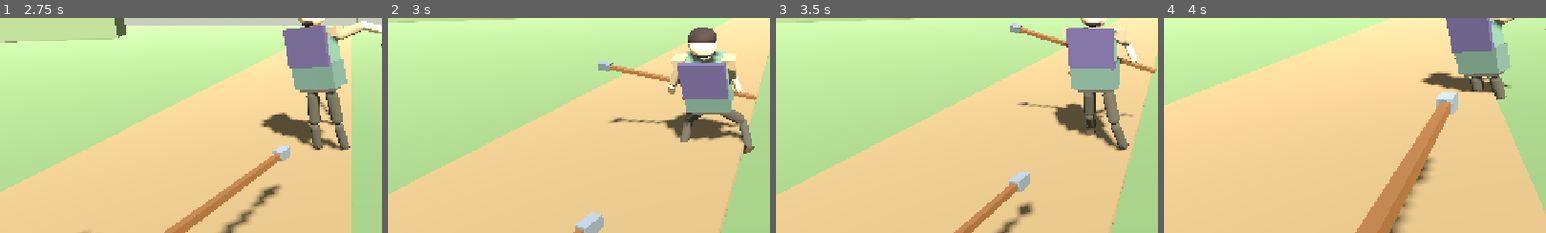
Above: before the commit, frames 1-4 (left to right).
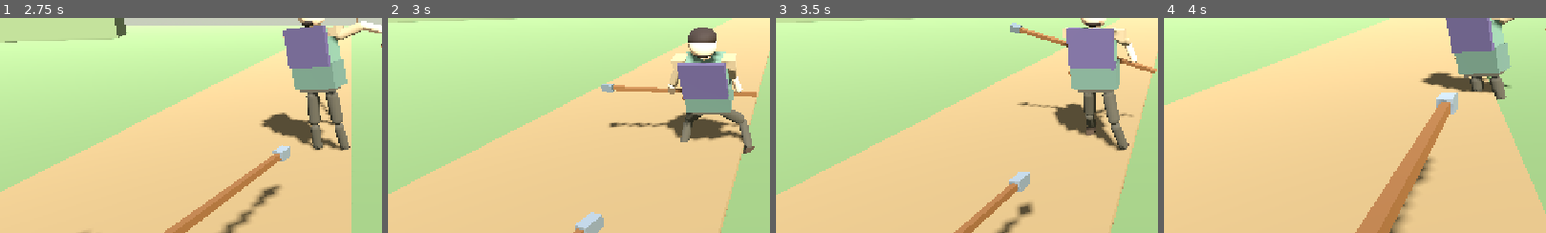
Above: after the commit, the same moments.

Repository: fortins4/devPlayground
Game: Godot game, scene res://scenes/main/main.tscn
Two runs of this game, one before a commit and one after it. Both use one fixed random seed, a clock stepped at 60 frames per second and the inputs below.
Inputs (mouse positions are % of the whole screen's width and height, from its top left):
- Up to frame 1 (2.75 s): tap Enter at 0.5 s; move the mouse to (55, 50) at 0.52 s; hold Shift (sprint) 0.53-1.28 s; hold W (move_forward) from 0.53 s (still down); click (55, 50) at 0.67 s; tap Space (jump) at 0.77, 1.52 s; move the mouse to (45, 50) at 1.27 s; right-click (45, 50) at 1.35 s; tap Shift (sprint) at 1.55, 2.3 s; move the mouse to (52, 48) at 2.02 s; press the mouse at (52, 48) at 2.03 s
- Up to frame 2 (3 s): keep holding W (move_forward); move the mouse to (49, 52) at 2.77 s; release the mouse at (49, 52) at 2.78 s; tap H (band_toggle) at 2.85 s; click (49, 52) at 2.92 s
- Up to frame 3 (3.5 s): keep holding W (move_forward); tap Space (jump) at 3.02 s; tap Shift (sprint) at 3.05 s
- Up to frame 4 (4 s): keep holding W (move_forward); move the mouse to (57, 51) at 3.52 s; hold Ctrl (crouch) from 3.53 s (still down); tap Space (jump) at 3.77 s; tap Shift (sprint) at 3.8 s
The pictures show only the part of the screen within x 0-50%, y 34-84%; the shares and areas given below are measured in that part.

Frame 1 is identical in both runs. In frame 2, 1.7% of the frame differs, in the area x 55-97%, y 19-52%; in frame 3, less than 0.1%; in frame 4, nothing differs.

Commit message:
feat(combat): meet the foe jab on the low guard
The low shaft sat on a different line from the incoming point, so a stopped jab never showed wood on wood. Pitch that guard so the sticks touch. It still stops the stab and nothing else.

Diff:
--- a/systems/combat/tool_strike_poses.gd
+++ b/systems/combat/tool_strike_poses.gd
@@ -306,14 +306,15 @@
 			high["grip_slide"] = 0.0
 			return high
 		&"low":
-			# Hips drop, knees fold, shaft flat across the thighs. Stops a stab.
+			# Hips drop, knees fold, shaft across the thighs. The pitch meets an
+			# incoming point so the sticks touch. Still the low guard, not a stab.
 			var low := _deg_pose(_pack(
 				Vector3(12, 0, 0), Vector3(16, 0, 0), Vector3(-6, 0, 0),
 				Vector3(0, -6, -42), Vector3(30, 0, 0),
 				Vector3(34.7, 0.1, 12.5), Vector3(8.6, -84.6, 32.4),
 				Vector3(42, 0, -38), Vector3(-70, 0, 0),
 				Vector3(42, 0, 38), Vector3(-70, 0, 0),
-				Vector3(36, 4, 88)
+				Vector3(24, 4, 102)
 			))
 			low["root_drop"] = 0.28
 			low["grip_slide"] = 0.114
--- /dev/null
+++ b/tools/capture_goad_shafts_meet_screenshots.gd
@@ -0,0 +1,152 @@
+extends SceneTree
+## Foe goad jab incoming, then stopped by the low guard. xvfb + x11/opengl3.
+
+const ToolStrikePoses := preload("res://systems/combat/tool_strike_poses.gd")
+const _Loco := preload("res://scripts/characters/shared/kerne_locomotion.gd")
+
+
+func _initialize() -> void:
+	_run()
+
+
+func _run() -> void:
+	var out_dir := "/workspace/riocht-builds/screenshots/goad-shafts-meet"
+	DirAccess.make_dir_recursive_absolute(out_dir)
+	var vp := SubViewport.new()
+	vp.size = Vector2i(1280, 720)
+	vp.render_target_update_mode = SubViewport.UPDATE_ALWAYS
+	vp.transparent_bg = false
+	root.add_child(vp)
+	var world := Node3D.new()
+	vp.add_child(world)
+	var envn := WorldEnvironment.new()
+	var environment := Environment.new()
+	environment.background_mode = Environment.BG_COLOR
+	environment.background_color = Color(0.45, 0.55, 0.62)
+	environment.ambient_light_source = Environment.AMBIENT_SOURCE_COLOR
+	environment.ambient_light_color = Color(0.93, 0.93, 0.96)
+	environment.ambient_light_energy = 1.15
+	envn.environment = environment
+	world.add_child(envn)
+	var light := DirectionalLight3D.new()
+	light.light_energy = 1.35
+	light.rotation_degrees = Vector3(-42.0, 28.0, 0.0)
+	world.add_child(light)
+	var fill := DirectionalLight3D.new()
+	fill.light_energy = 0.45
+	fill.rotation_degrees = Vector3(-16.0, 160.0, 0.0)
+	world.add_child(fill)
+	var ground := MeshInstance3D.new()
+	var plane := PlaneMesh.new()
+	plane.size = Vector2(24, 24)
+	ground.mesh = plane
+	var gmat := StandardMaterial3D.new()
+	gmat.albedo_color = Color(0.28, 0.36, 0.24)
+	ground.material_override = gmat
+	world.add_child(ground)
+	var floor_body := StaticBody3D.new()
+	var floor_shape := CollisionShape3D.new()
+	var box := BoxShape3D.new()
+	box.size = Vector3(24, 0.4, 24)
+	floor_shape.shape = box
+	floor_shape.position = Vector3(0, -0.2, 0)
+	floor_body.add_child(floor_shape)
+	world.add_child(floor_body)
+	var player := (load("res://scenes/characters/player/player.tscn") as PackedScene).instantiate() as CharacterBody3D
+	world.add_child(player)
+	player.set_physics_process(false)
+	player.set_process(false)
+	player.process_mode = Node.PROCESS_MODE_DISABLED
+	var pcam := player.get_node_or_null("CameraPivot/Camera3D") as Camera3D
+	if pcam:
+		pcam.current = false
+	var foe := (load("res://scenes/characters/npcs/dummy_fighter.tscn") as PackedScene).instantiate() as CharacterBody3D
+	world.add_child(foe)
+	foe.set_physics_process(false)
+	foe.set_process(false)
+	foe.process_mode = Node.PROCESS_MODE_DISABLED
+	var cam := Camera3D.new()
+	cam.fov = 36.0
+	world.add_child(cam)
+	cam.current = true
+	var hud := CanvasLayer.new()
+	vp.add_child(hud)
+	var panel := ColorRect.new()
+	panel.color = Color(0.08, 0.09, 0.1, 0.78)
+	panel.position = Vector2(24, 16)
+	panel.size = Vector2(1180, 56)
+	hud.add_child(panel)
+	var label := Label.new()
+	label.position = Vector2(36, 26)
+	label.add_theme_font_size_override("font_size", 24)
+	label.add_theme_color_override("font_color", Color(1, 0.95, 0.72))
+	hud.add_child(label)
+	for _i in 6:
+		await process_frame
+	var _reg := _Loco
+	var pcombat := player.get_node("CombatSystem") as CombatSystem
+	var fcombat := foe.get_node("CombatSystem") as CombatSystem
+	var ploco := player.get_node("KerneLocomotion") as KerneLocomotion
+	var floco := foe.get_node("KerneLocomotion") as KerneLocomotion
+	pcombat.process_mode = Node.PROCESS_MODE_DISABLED
+	fcombat.process_mode = Node.PROCESS_MODE_DISABLED
+	pcombat.enable_hit_feedback = false
+	fcombat.enable_hit_feedback = false
+	fcombat.hit_stop_light = 0.0
+	fcombat.hit_stop_heavy = 0.0
+	if ploco.joints.is_empty():
+		ploco.rebuild()
+	if floco.joints.is_empty():
+		floco.rebuild()
+	pcombat.set_weapon(CombatSystem.Weapon.GOAD)
+	if fcombat.current_weapon != CombatSystem.Weapon.GOAD:
+		fcombat.set_weapon(CombatSystem.Weapon.GOAD)
+	foe._hide_stowed_goad()
+	player.global_position = Vector3.ZERO
+	player.rotation = Vector3.ZERO
+	# In front of Cian (he faces -Z). Foe faces him.
+	foe.global_position = Vector3(0.05, 0.0, -1.82)
+	foe.rotation = Vector3(0.0, PI, 0.0)
+	var eye := Vector3(2.35, 1.28, -0.78)
+	var look := Vector3(0.0, 1.05, -0.72)
+	cam.look_at_from_position(eye, look, Vector3.UP)
+	# Incoming: Cian is open. The point is committed toward him and has not met a guard.
+	player._sprinting = false
+	player._tool_aim_delta = Vector2.ZERO
+	player.pivot.rotation.x = 0.0
+	pcombat.set_shaft_block(false)
+	pcombat.is_attacking = false
+	player._apply_tool_pose(ToolStrikePoses.tool_idle_pose(CombatSystem.Weapon.GOAD))
+	ploco.tick(0.016, 0.0, false, false, true, Vector3.ZERO)
+	player._apply_tool_pose(ToolStrikePoses.tool_idle_pose(CombatSystem.Weapon.GOAD))
+	player._sync_weapon_to_hand()
+	foe.pose_goad_jab(&"contact")
+	floco.tick(0.016, 0.0, false, false, true, Vector3.ZERO)
+	foe.pose_goad_jab(&"contact")
+	label.text = "FOE JAB"
+	# Same jab, Cian looking down. Low guard stops a stab. Not a click, not a parry.
+	player._tool_aim_delta = Vector2(0.0, 48.0)
+	player._tick_shaft_block()
+	ploco.tick(0.016, 0.0, false, false, true, Vector3.ZERO)
+	player._tick_shaft_block()
+	player._sync_weapon_to_hand()
+	foe.pose_goad_jab(&"contact")
+	var dealt := pcombat.apply_damage(18.0, foe, true, CombatSystem.StrikeDirection.BOTTOM)
+	print("LOW dealt=", dealt, " face=", pcombat.shaft_guard_face, " blocking=", pcombat.is_shaft_blocking, " foe_power=", fcombat.last_attack_power)
+	if dealt > 0.01 or pcombat.shaft_guard_face != &"low":
+		push_error("CAPTURE low guard did not stop the jab")
+		quit(1)
+		return
+	label.text = "SHAFTS MEET  low guard stops the jab"
+	for _i in 4:
+		await process_frame
+	_save(vp, out_dir, "shafts-meet")
+	print("CAPTURE_DONE")
+	quit(0)
+
+
+func _save(vp: SubViewport, out_dir: String, file_name: String) -> void:
+	var img: Image = vp.get_texture().get_image()
+	var path := "%s/%s.png" % [out_dir, file_name]
+	var err := img.save_png(path)
+	print("WROTE ", path, " err=", err, " bytes=", FileAccess.get_file_as_bytes(path).size())
